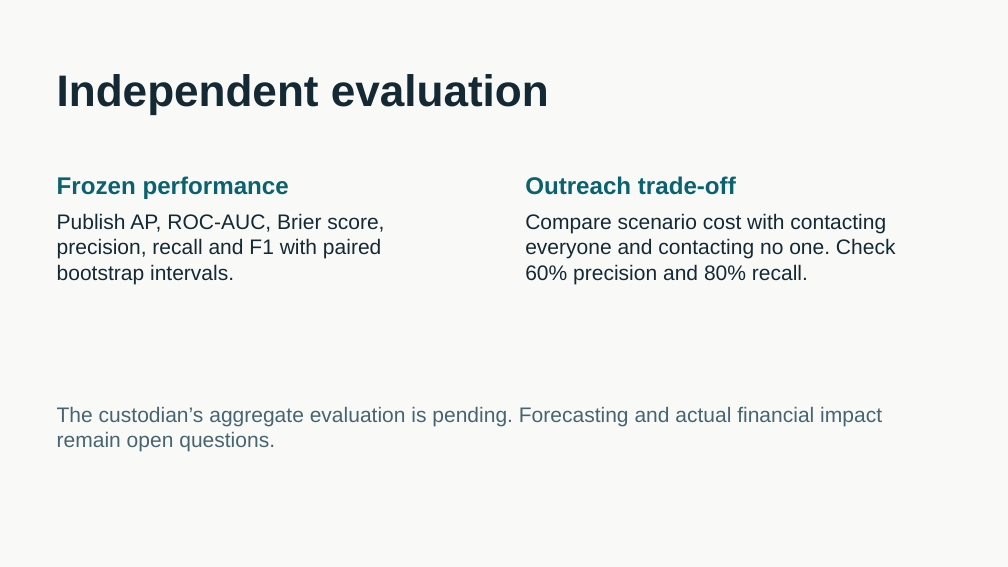
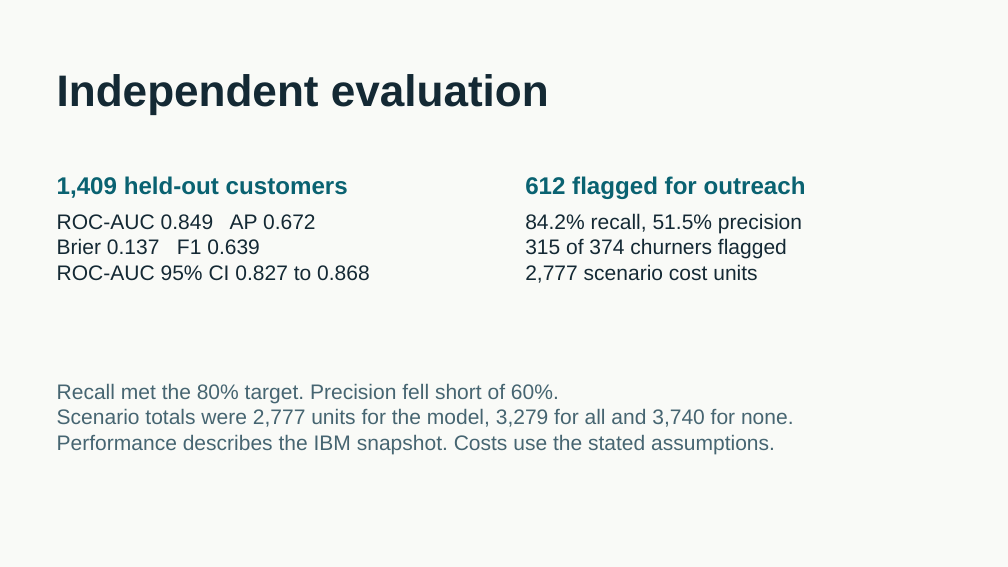
Before and after one commit to feras17009-stack/customer-churn-group-6, a slide deck: slide 6 of reports/churn_project_pitch.pptx. Drawn at 1008x567 pixels with LibreOffice and Linux fonts; fonts in the diff are those of the drawing. Boxes give left, top, right and bottom in pixels: in the first picture for what was removed or moved away, otherwise in the second. Text is boxed around its words. In the diff, an @@ line names an element or a change of style, - is before the commit and + after.

```diff
--- a/reports/churn_project_pitch.pptx
+++ b/reports/churn_project_pitch.pptx
@@ text at (57, 176, 348, 198): text changed @@
-Frozen performance
+1,409 held-out customers
@@ text at (525, 176, 806, 199): text changed @@
-Outreach trade-off
+612 flagged for outreach
@@ text at (57, 214, 370, 281): text changed @@
-Publish AP, ROC-AUC, Brier score, precision, recall and F1 with paired bootstrap intervals.
+ROC-AUC 0.849 AP 0.672
+Brier 0.137 F1 0.639
+ROC-AUC 95% CI 0.827 to 0.868
@@ text at (525, 213, 802, 283): text changed @@
-Compare scenario cost with contacting everyone and contacting no one. Check 60% precision and 80% recall.
+84.2% recall, 51.5% precision
+315 of 374 churners flagged
+2,777 scenario cost units
@@ text at (57, 383, 794, 454): text changed @@
-The custodian’s aggregate evaluation is pending. Forecasting and actual financial impact remain open questions.
+Recall met the 80% target. Precision fell short of 60%.
+Scenario totals were 2,777 units for the model, 3,279 for all and 3,740 for none.
+Performance describes the IBM snapshot. Costs use the stated assumptions.
```
Also in this commit, not shown: 5 other slides changed, 2 other files.
